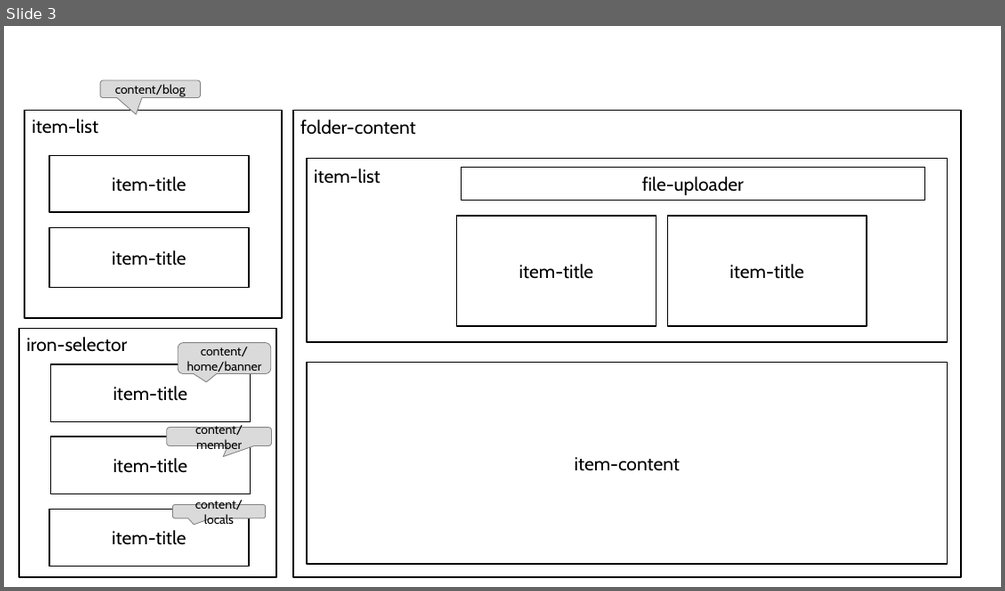
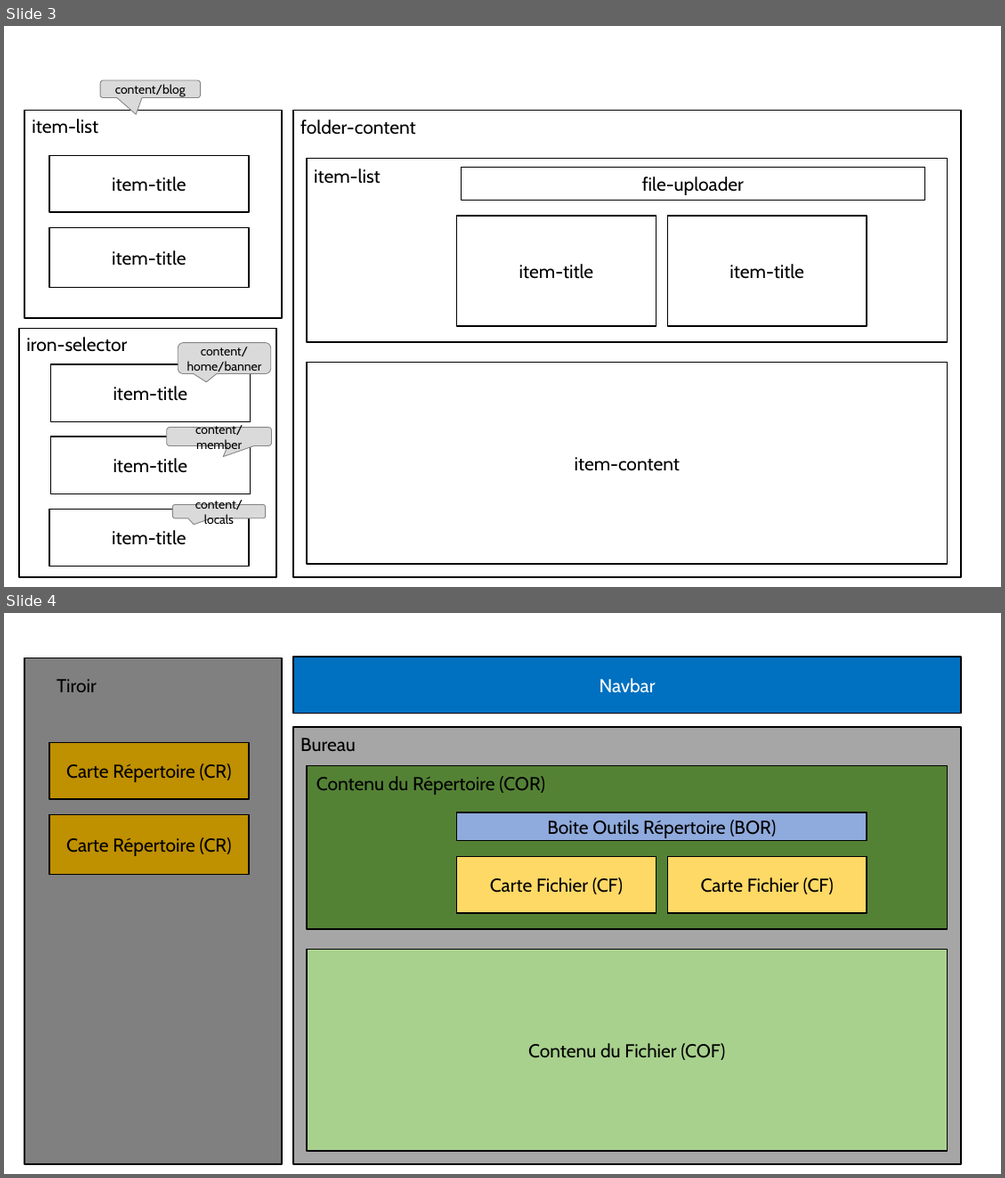
Before and after one commit to duongphuhiep/hcqh, a slide deck: docs/workshop.pptx. Shown one above the other, each under a label of ours: slide 3 before the commit, slides 3 and 4 after it. The pictures are 1005x591 and 1005x1178 pixels, drawn with LibreOffice and Linux fonts; fonts in the diff are those of the drawing. Boxes give left, top, right and bottom in pixels: in the first picture for what was removed or moved away, otherwise in the second. Text is boxed around its words. In the diff, an @@ line names an element or a change of style, - is before the commit and + after.

```diff
--- a/docs/workshop.pptx
+++ b/docs/workshop.pptx
@@ slide 4 added at (4,613,1001,1174), background #FFFFFF @@
@@ rectangle added at (25,657,283,1164), fill #808080, outline #000000 1.25 pt @@
@@ rectangle added at (293,657,961,714), fill #0070C0, outline #000000 1.25 pt, 18 pt, text #FFFFFF @@
+Navbar
@@ text added at (57,679,97,692), 18 pt, text #000000 @@
+Tiroir
@@ rectangle added at (49,742,250,799), fill #BF9000, outline #000000 1.25 pt, 18 pt, text #000000 @@
+Carte Répertoire (CR)
@@ rectangle added at (293,727,961,1164), fill #A6A6A6, outline #000000 1.25 pt @@
@@ text added at (300,738,356,751), 18 pt, text #000000 @@
+Bureau
@@ rectangle added at (49,814,250,874), fill #BF9000, outline #000000 1.25 pt, 18 pt, text #000000 @@
+Carte Répertoire (CR)
@@ rectangle added at (456,812,867,841), fill #8FAADC, outline #000000 1.25 pt, 18 pt, text #000000 @@
+Boite Outils Répertoire (BOR)
@@ group added at (307,765,947,929): 4 rectangles @@
+Contenu du Répertoire (COR)
+Carte Fichier (CF)
+Carte Fichier (CF)
@@ rectangle added at (307,949,947,1151), fill #A9D18E, outline #000000 1.25 pt, 18 pt, text #000000 @@
+Contenu du Fichier (COF)
```
Also in this commit, not shown: 1 other slide added.
